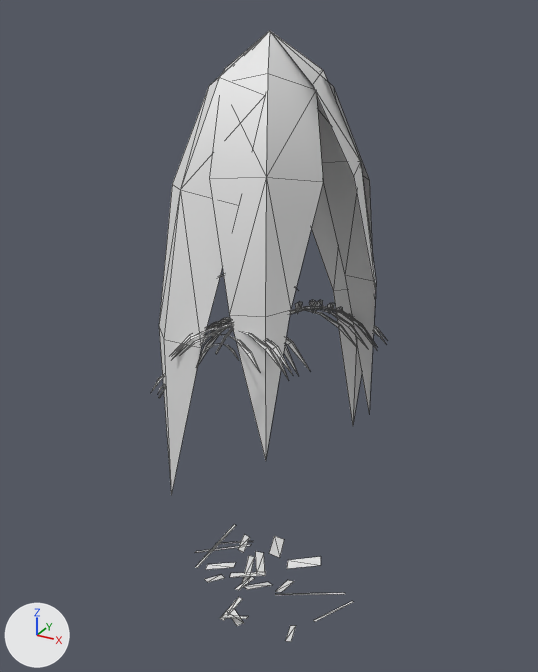
Two versions of the OBJ model game/assets/models/plants/SM_Plant_SpinyPalmYoung_Leaf.obj, one commit apart.
Rendered twice from a camera (50 mm lens) standing at (1.86, -3.39, 3.51) and looking at (-0.03, 0.04, 1.79). The axes (+X, +Y, +Z) are drawn at lower left. The lights are the same throughout. The first picture is the older version. Mesh edges are drawn as thin lines. Where no turn or scale is listed for an object, it has been applied to the vertices. Vertices at exactly the same position are counted once.

Names of what the first picture shows: 'SM_Plant_SpinyPalmYoung_Leaf'.
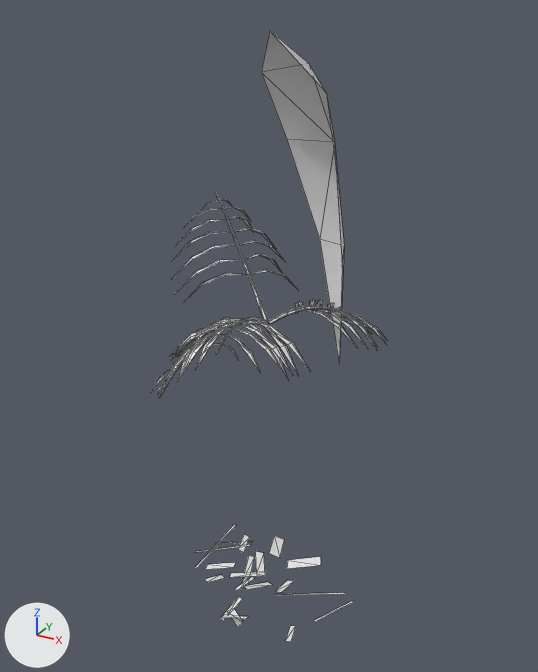
What the commit changed:
me_sm_plant_spinypalmyoung_leaf is used by ob_sm_plant_spinypalmyoung_leaf; location (0.0, 0.0, 0.0).
me_sm_plant_spinypalmyoung_leaf had 673 vertices, 768 faces and spanned x -0.75..0.56, y -0.78..0.68, z -0.04..3.41.
me_sm_plant_spinypalmyoung_leaf now has 623 vertices, 708 faces and spans x -0.75..0.56, y -0.78..0.68, z -0.04..3.41.
Part 1, on me_sm_plant_spinypalmyoung_leaf:
50 vertices are removed from x -0.61..0.44, y -0.64..0.61, z 0.99..3.23.
60 faces are deleted.
10 vertices move from x 0.01..0.56, y -0.1..0.38, z 1.28..3.23 to x -0.2..0.32, y 0.01..0.62, z 1.44..3.25.

Location of each change, [x1, y1, x2, y2] in pixels of the pictures (538 x 672 px):
part 1 of me_sm_plant_spinypalmyoung_leaf, cut back
    before: [159, 31, 376, 495]
    after: [261, 31, 344, 360]
